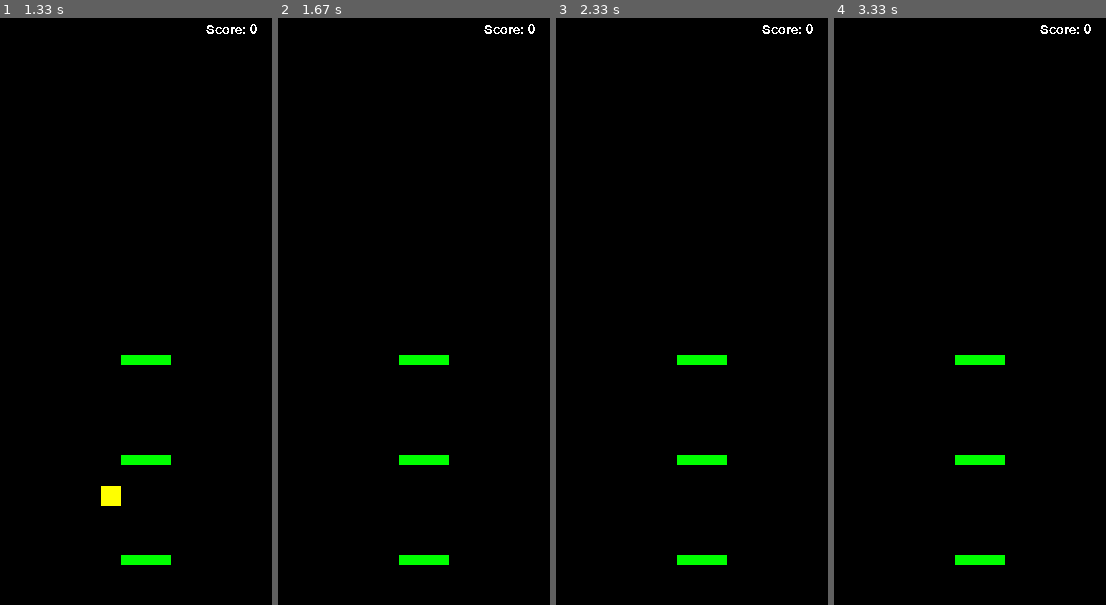
Above: before the commit, frames 1-4 (left to right).
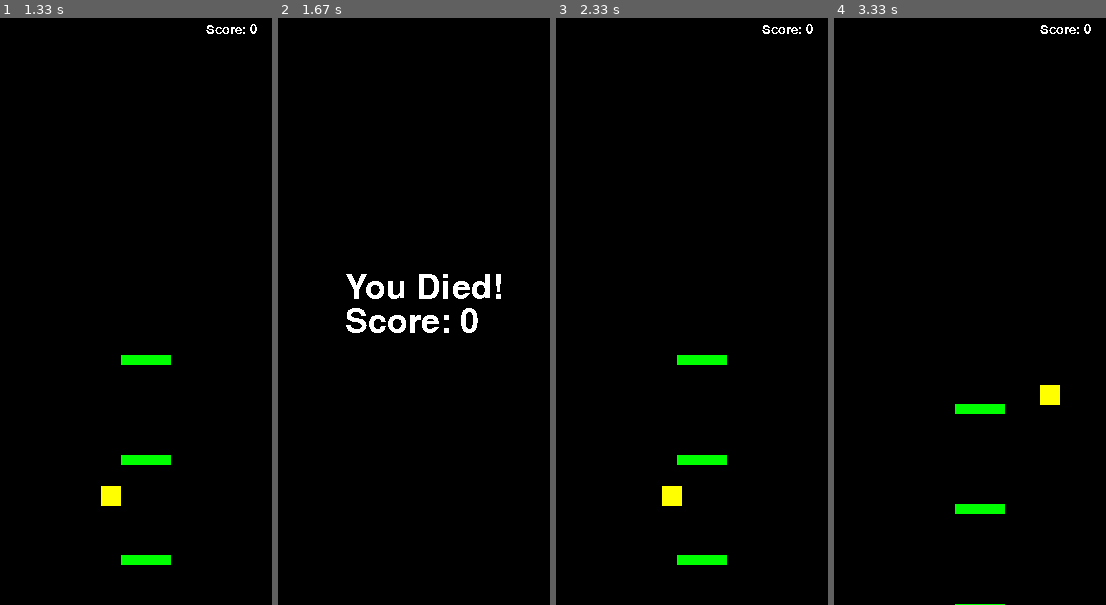
Above: after the commit, the same moments.

Repository: lolloz98/pygame_games
Game: pygame game, started from dodo_jump/main.py
The game is run twice, just before and just after one commit, with the same random seed, the same clock (stepped at 60 frames per second) and the same inputs.
Inputs:
- Up to frame 1 (1.33 s): hold D 0.33-0.8 s; hold D 0.83-1.3 s
- Up to frame 2 (1.67 s): hold A from 1.33 s (still down)
- Up to frame 3 (2.33 s): release A at 1.87 s; hold S 1.9-2.2 s; hold A from 2.23 s (still down)
- Up to frame 4 (3.33 s): release A at 2.63 s; hold D 2.67-3.3 s

Frame 1 is identical in both runs. In frame 2, 2.8% of the frame differs, in the area x 25-95%, y 1-94%; in frame 3, 0.3%; in frame 4, 1.8%.

Commit message:
DODO-JUMP Implemented end screen

Diff:
--- a/dodo_jump/main.py
+++ b/dodo_jump/main.py
@@ -22,8 +22,8 @@
 next_score_for_inc: int = 0
 
 
-tile_manager = tile.TileManager()
-dodo = player.Player()
+tile_manager: tile.TileManager = None
+dodo: player.Player = None
 
 
 def reset():
@@ -35,8 +35,10 @@
     died = False
     global difficulty
     difficulty = 5
-    global next_score_for_inc
-    next_score_for_inc = 10
+    global tile_manager
+    tile_manager = tile.TileManager()
+    global dodo
+    dodo = player.Player()
 
 
 reset()
@@ -80,6 +82,18 @@
     screen.fill('#000000')
     text_surface = test_font.render('Score: ' + str(score), False, '#FFFFFF')
 
+    if dodo.isDead():
+        died = True
+        died_surface = die_font.render('You Died!', False, '#FFFFFF')
+        die_rect = died_surface.get_rect(midbottom=(int(constants.screen_size[0] * 0.5), int(constants.screen_size[1] * 0.5)))
+        screen.blit(died_surface, die_rect)
+        big_score_surface = die_font.render('Score: ' + str(score), False, '#FFFFFF')
+        big_score_ret = died_surface.get_rect(midtop=(int(constants.screen_size[0] * 0.5), int(constants.screen_size[1] * 0.5)))
+        screen.blit(big_score_surface, big_score_ret)
+        pygame.display.update()
+        clock.tick(constants.max_fps)
+        continue
+
     dodo.moveX(dt)
     dodo.moveY(dt, tile_manager.group)
     if dodo.rect.midbottom[1] < constants.lift_screen_height:
--- a/dodo_jump/player.py
+++ b/dodo_jump/player.py
@@ -1,6 +1,7 @@
 import pygame
 import constants
 from enum import Enum
+
 
 class Dir(Enum):
     LEFT = -1
@@ -48,8 +49,12 @@
             if dir == self.x_dir:
                 self.x_dir = Dir.NONE
 
+    def isDead(self):
+        return self.rect.midtop[1] > constants.screen_size[1]
+
     def moveX(self, dt):
-        self.rect.midbottom = (self.rect.midbottom[0] + self.x_dir.value * constants.character_x_vel * dt, self.rect.midbottom[1])
+        self.rect.midbottom = (
+        self.rect.midbottom[0] + self.x_dir.value * constants.character_x_vel * dt, self.rect.midbottom[1])
         if self.rect.midleft[0] > constants.screen_size[0]:
             self.rect.midbottom = (0, self.rect.midbottom[1])
         if self.rect.midright[0] < 0:
